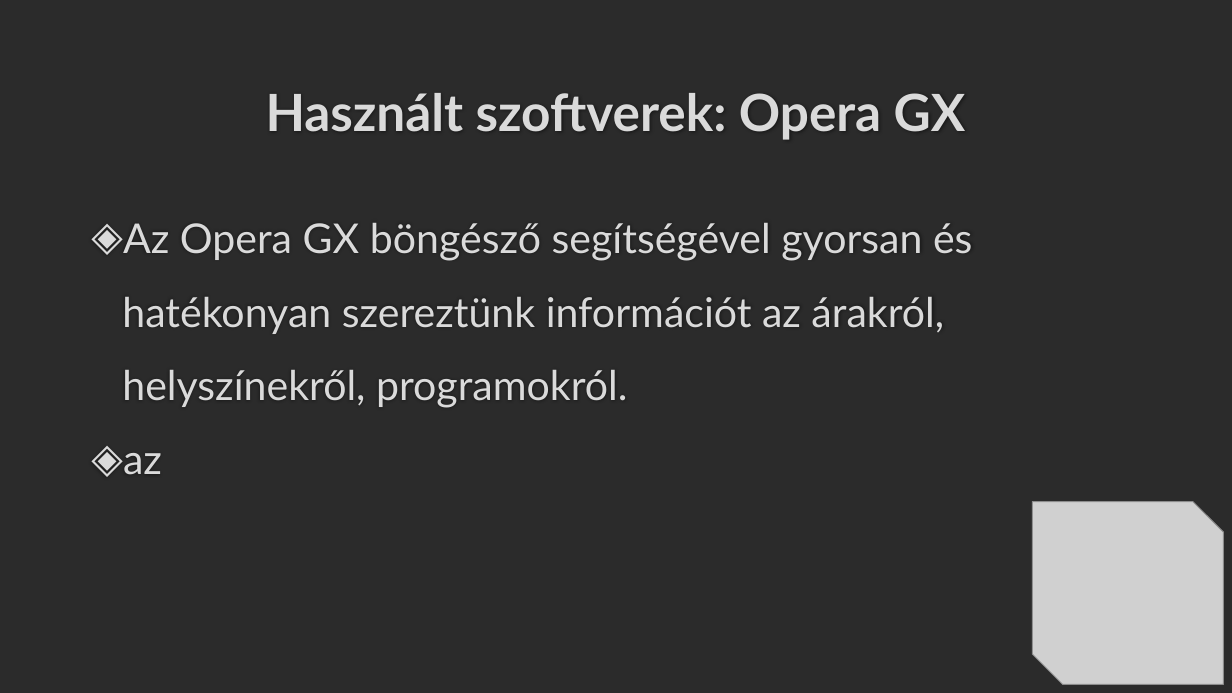
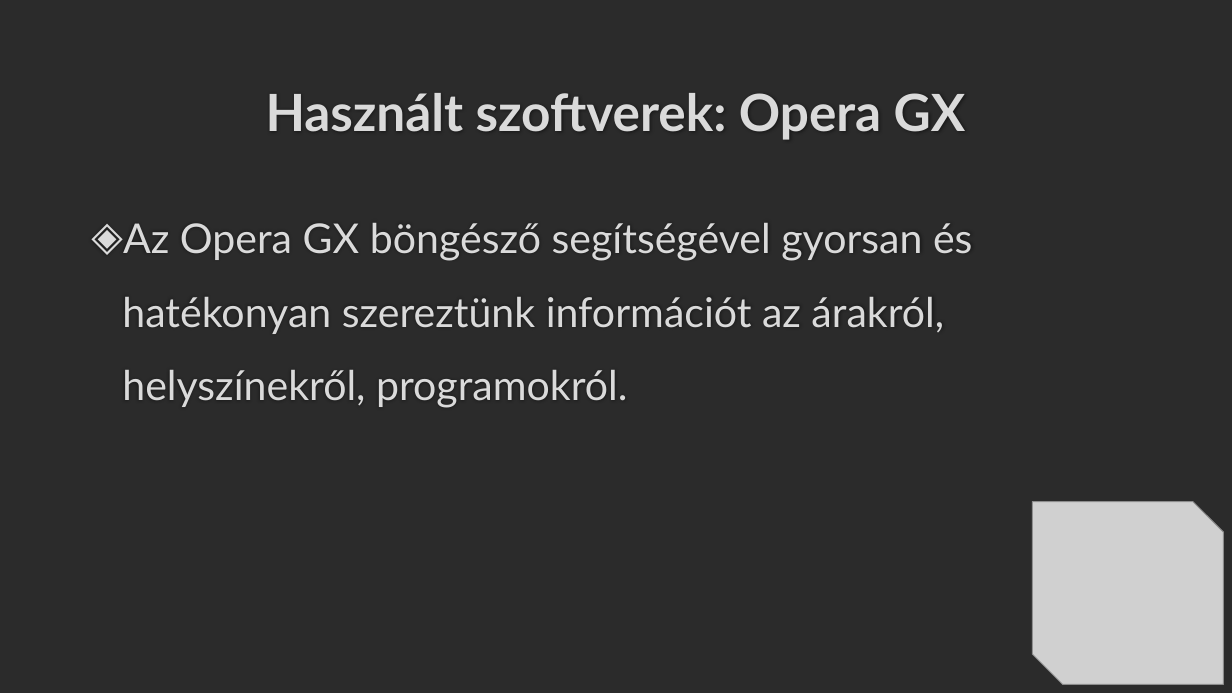
Before and after one commit to Peter-2007/FOPS, a slide deck: slide 6 of FOPS_Osztálykirándulás_Prezentáció.pptx. Drawn at 1232x693 pixels with LibreOffice and Linux fonts; fonts in the diff are those of the drawing; grey boxes stand for pictures; background and template pictures are left out; a plain dark background stands for a picture behind light text. Boxes give left, top, right and bottom in pixels: in the first picture for what was removed or moved away, otherwise in the second. Text is boxed around its words. In the diff, an @@ line names an element or a change of style, - is before the commit and + after.

Commit message:
added project

```diff
--- a/FOPS_Osztálykirándulás_Prezentáció.pptx
+++ b/FOPS_Osztálykirándulás_Prezentáció.pptx
@@ text at bbox=[123, 453, 162, 475]: paragraph removed @@
-◈ az
```
